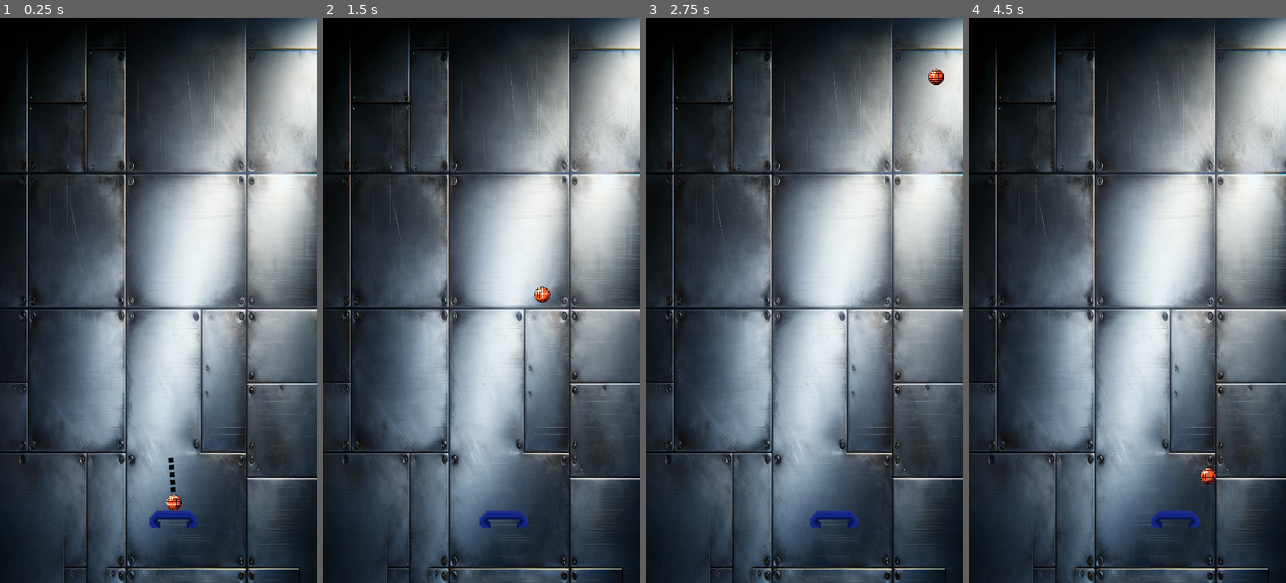
Above: before the commit, frames 1-4 (left to right).
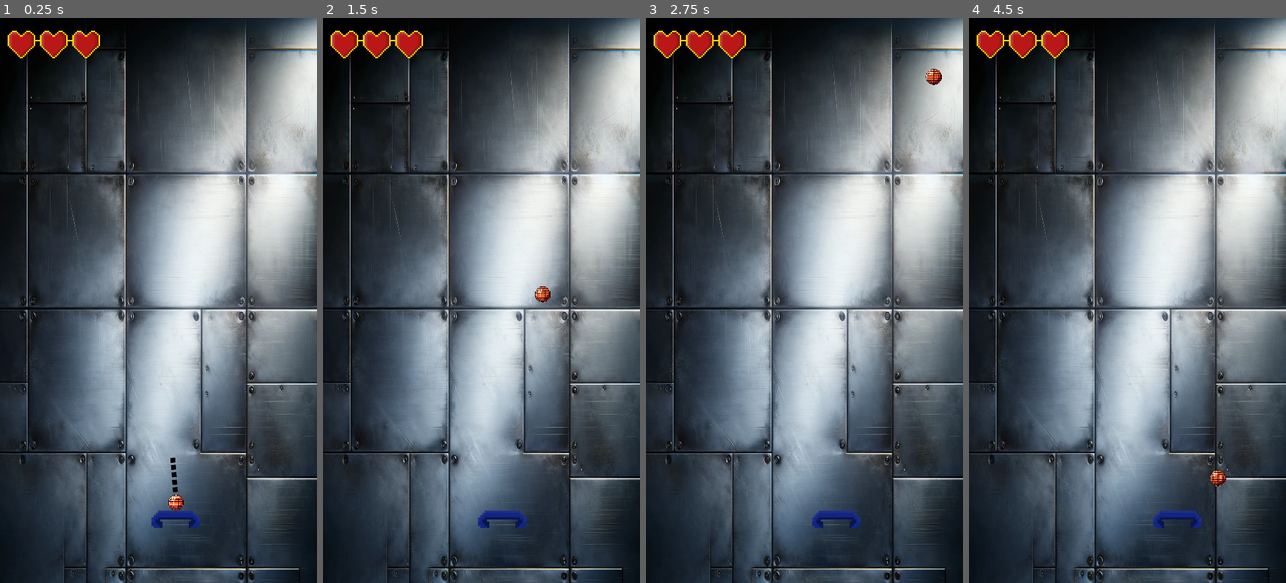
Above: after the commit, the same moments.

Repository: madzyzz/BrickBouncer
Game: Godot game, scene res://Scenes/level_1_scene.tscn
Two runs of this game, one before a commit and one after it. Both use one fixed random seed, a clock stepped at 60 frames per second and the inputs below.
Inputs (mouse positions are in pixels of both pictures, inside the frame that each line leads up to):
- Up to frame 1 (0.25 s): no input
- Up to frame 2 (1.5 s): tap Enter at 0.5 s; move the mouse to (551, 272) at 0.52 s; click (551, 272) at 0.67 s; move the mouse to (418, 328) at 1.27 s; click (418, 328) at 1.42 s
- Up to frame 3 (2.75 s): move the mouse to (836, 176) at 2.02 s; click (836, 176) at 2.17 s
- Up to frame 4 (4.5 s): move the mouse to (1111, 413) at 2.77 s; click (1111, 413) at 2.92 s; tap Space at 3.5 s; move the mouse to (1222, 385) at 3.52 s; click (1222, 385) at 3.67 s; move the mouse to (1032, 215) at 4.27 s; click (1032, 215) at 4.42 s

The runs differ from the first frame. In frame 1, 1.2% of the frame differs, in the area x 2-64%, y 2-91%; in frame 2, 1.1%; in frame 3, 1.1%; in frame 4, 1.2%, in the area x 2-82%, y 2-91%.

Commit message:
Life system and reset system in place

Diff:
--- a/Scenes/level_1_scene.tscn
+++ b/Scenes/level_1_scene.tscn
@@ -1,10 +1,13 @@
-[gd_scene load_steps=9 format=3 uid="uid://c6i0anlhp2h1w"]
+[gd_scene load_steps=12 format=3 uid="uid://c6i0anlhp2h1w"]
 
+[ext_resource type="Script" path="res://Scripts/level_setup.gd" id="1_lthrn"]
 [ext_resource type="Texture2D" uid="uid://bdmtwlgfg5p4m" path="res://Images/Background Images/metal_background.png" id="1_vbgtp"]
 [ext_resource type="Texture2D" uid="uid://dhpwlgy2vji4r" path="res://prefabs/Bouncers2.atlastex" id="2_dbkro"]
 [ext_resource type="Texture2D" uid="uid://bhsedwblj1hpc" path="res://prefabs/Bouncers3.atlastex" id="3_r7y3j"]
 [ext_resource type="Script" path="res://Scripts/bouncer.gd" id="4_1v60k"]
 [ext_resource type="Texture2D" uid="uid://403vbatxe4e6" path="res://sprites/Dotted_Line.png" id="5_m5kfk"]
+[ext_resource type="Texture2D" uid="uid://bekqvjnliex70" path="res://prefabs/HeartsSystem_3lifes.atlastex" id="7_5bhq2"]
+[ext_resource type="PackedScene" uid="uid://bdd7y1uep7eae" path="res://prefabs/ball.tscn" id="7_65mlh"]
 
 [sub_resource type="RectangleShape2D" id="RectangleShape2D_hr6h0"]
 size = Vector2(145, 893)
@@ -27,6 +30,7 @@
 }]
 
 [node name="Level_1_scene" type="Node2D"]
+script = ExtResource("1_lthrn")
 
 [node name="Background" type="TextureRect" parent="."]
 offset_left = 803.0
@@ -39,27 +43,29 @@
 
 [node name="Invisible_walls" type="Node2D" parent="."]
 
-[node name="StaticBody2D" type="StaticBody2D" parent="Invisible_walls"]
+[node name="Walls" type="StaticBody2D" parent="Invisible_walls"]
 
-[node name="Upper_wall" type="CollisionShape2D" parent="Invisible_walls/StaticBody2D"]
+[node name="Upper_wall" type="CollisionShape2D" parent="Invisible_walls/Walls"]
 position = Vector2(401, -73)
 rotation = 1.5708
 shape = SubResource("RectangleShape2D_hr6h0")
 
-[node name="Lower_wall" type="CollisionShape2D" parent="Invisible_walls/StaticBody2D"]
-position = Vector2(399, 1352)
-rotation = 1.5708
-shape = SubResource("RectangleShape2D_hr6h0")
-
-[node name="Left_wall" type="CollisionShape2D" parent="Invisible_walls/StaticBody2D"]
+[node name="Left_wall" type="CollisionShape2D" parent="Invisible_walls/Walls"]
 position = Vector2(-61, 640)
 rotation = 1.5708
 shape = SubResource("RectangleShape2D_gl076")
 
-[node name="Right_wall" type="CollisionShape2D" parent="Invisible_walls/StaticBody2D"]
+[node name="Right_wall" type="CollisionShape2D" parent="Invisible_walls/Walls"]
 position = Vector2(781, 616)
 rotation = 1.5708
 shape = SubResource("RectangleShape2D_gl076")
+
+[node name="Death_border" type="StaticBody2D" parent="Invisible_walls"]
+
+[node name="Lower_wall" type="CollisionShape2D" parent="Invisible_walls/Death_border"]
+position = Vector2(399, 1352)
+rotation = 1.5708
+shape = SubResource("RectangleShape2D_hr6h0")
 
 [node name="Bouncer" type="CharacterBody2D" parent="."]
 position = Vector2(395, 1136)
@@ -76,3 +82,11 @@
 [node name="DottedLine" type="Sprite2D" parent="Bouncer"]
 texture = ExtResource("5_m5kfk")
 offset = Vector2(0, -50)
+
+[node name="HeartsSystem3Lifes" type="Sprite2D" parent="."]
+position = Vector2(122, 62)
+scale = Vector2(0.7, 0.7)
+texture = ExtResource("7_5bhq2")
+
+[node name="Ball" parent="." instance=ExtResource("7_65mlh")]
+position = Vector2(393, 1132)
--- a/Scripts/ball.gd
+++ b/Scripts/ball.gd
@@ -46,18 +46,20 @@
 		# Get the collider object for this collision
 		var collider = state.get_contact_collider_object(i)
 
-		if collider and collider.name == "Bouncer":
-			# Get the collision point and the bouncer's position
-			var collision_point = state.get_contact_collider_position(i)
-			var collider_bouncer_position = collider.global_position  # Rename local variable
+		if collider:
+			if collider.name == "Bouncer":
+				# Handle collision with the bouncer
+				var collision_point = state.get_contact_collider_position(i)
+				var collider_bouncer_position = collider.global_position
 
-			# Calculate the bounce direction
-			var direction = (collision_point - collider_bouncer_position).normalized()
+				# Calculate the bounce direction
+				var direction = (collision_point - collider_bouncer_position).normalized()
+				direction.x *= 1.1  # Moderate horizontal direction
+				direction.y *= 2.0  # Prioritize upward movement
+				direction = direction.normalized()
+				linear_velocity = direction * speed
 
-			# Balance horizontal and vertical components
-			direction.x *= 1.1 # Moderate horizontal direction
-			direction.y *= 2.0  # Prioritize upward movement
-			direction = direction.normalized()
-
-			# Update the ball's velocity
-			linear_velocity = direction * speed
+			elif collider.name == "Death_border":
+				var level_setup = $".."
+				if level_setup:
+					level_setup.lose_life()
--- a/Scripts/bouncer.gd
+++ b/Scripts/bouncer.gd
@@ -4,9 +4,8 @@
 var bouncer_y_position: float
 var snap_threshold = 5.0
 
-@onready var ball_scene = preload("res://prefabs/ball.tscn")
+@onready var ball = $"../Ball"  # Reference the pre-existing ball in the scene
 @onready var dotted_line = $DottedLine  # Reference to the dotted line node
-var ball
 var is_ball_shot = false
 
 # Define shooting angle limits (in radians)
@@ -16,10 +15,10 @@
 func _ready() -> void:
 	bouncer_y_position = global_position.y
 
-	# Add and position the ball
-	ball = ball_scene.instantiate()
-	get_parent().call_deferred("add_child", ball)
+	# Initialize the ball
 	ball.global_position = global_position + Vector2(0, 10)
+	ball.is_locked = true
+	ball.sleeping = true
 
 	# Ensure the dotted line is visible initially
 	dotted_line.visible = true
--- /dev/null
+++ b/Scripts/level_setup.gd
@@ -0,0 +1,56 @@
+extends Node
+
+# Number of starting lives
+var amount_of_lives: int = 3
+
+# Paths to nodes and assets
+@onready var bouncer = $Bouncer  # Reference to the bouncer
+@onready var health_sprite = $HeartsSystem3Lifes  # Reference to the health sprite
+@onready var ball = $Ball
+
+
+func _ready() -> void:
+	reset_ball()
+
+	# Initialize the health sprite
+	update_health_sprite()
+
+func lose_life() -> void:
+	amount_of_lives -= 1
+	update_health_sprite()
+
+	if amount_of_lives <= 0:
+		game_over()
+	else:
+		reset_ball()
+
+func reset_ball() -> void:
+	# Reset bouncer position
+	bouncer.global_position = Vector2(400, 600)  # Example position, adjust as needed
+	bouncer.is_ball_shot = false
+
+	# Reset ball state
+	ball.global_position = bouncer.global_position + Vector2(0, 10)
+	ball.is_shot = false
+	ball.is_locked = true
+	ball.sleeping = true
+
+	# Reset dotted line visibility
+	bouncer.dotted_line.visible = true
+
+
+func game_over() -> void:
+	print("pull up pop-up screen")
+	ball.queue_free()
+	bouncer.queue_free()
+
+func update_health_sprite() -> void:
+	match amount_of_lives:
+		3:
+			health_sprite.texture = preload("res://prefabs/HeartsSystem_3lifes.atlastex")
+		2:
+			health_sprite.texture = preload("res://prefabs/HeartsSystem_2lifes.atlastex")
+		1:
+			health_sprite.texture = preload("res://prefabs/HeartsSystem_1lifes.atlastex")
+		0:
+			health_sprite.texture = preload("res://prefabs/HeartsSystem_0lifes.atlastex")
--- /dev/null
+++ b/split_sprites_atlas/heart_sprites_split_sprites.tscn
@@ -0,0 +1,32 @@
+[gd_scene load_steps=3 format=3 uid="uid://dg2kx7mbha3ll"]
+
+[ext_resource type="Script" path="res://addons/sprite_cutter/AtlasScene.gd" id="1_stwor"]
+[ext_resource type="Texture2D" uid="uid://cle26ajvscm8n" path="res://sprites/Hearts system.png" id="2_eq0c0"]
+
+[node name="AtlasScene" type="Node"]
+script = ExtResource("1_stwor")
+destination_path = "res://prefabs"
+
+[node name="HeartsSystem_3lifes" type="Sprite2D" parent="."]
+position = Vector2(275, 368)
+texture = ExtResource("2_eq0c0")
+region_enabled = true
+region_rect = Rect2(8, 40, 304, 96)
+
+[node name="HeartsSystem_2lifes" type="Sprite2D" parent="."]
+position = Vector2(272, 504)
+texture = ExtResource("2_eq0c0")
+region_enabled = true
+region_rect = Rect2(8, 200, 304, 96)
+
+[node name="HeartsSystem_1lifes" type="Sprite2D" parent="."]
+position = Vector2(272, 615)
+texture = ExtResource("2_eq0c0")
+region_enabled = true
+region_rect = Rect2(8, 360, 304, 96)
+
+[node name="HeartsSystem_0lifes" type="Sprite2D" parent="."]
+position = Vector2(272, 731)
+texture = ExtResource("2_eq0c0")
+region_enabled = true
+region_rect = Rect2(8, 520, 304, 96)
Binary file added: prefabs/HeartsSystem_0lifes.atlastex
Binary file added: prefabs/HeartsSystem_1lifes.atlastex
Binary file added: prefabs/HeartsSystem_2lifes.atlastex
Binary file added: prefabs/HeartsSystem_3lifes.atlastex
Binary file added: sprites/Hearts system.png
Not shown, added: sprites/Hearts system.png.import
